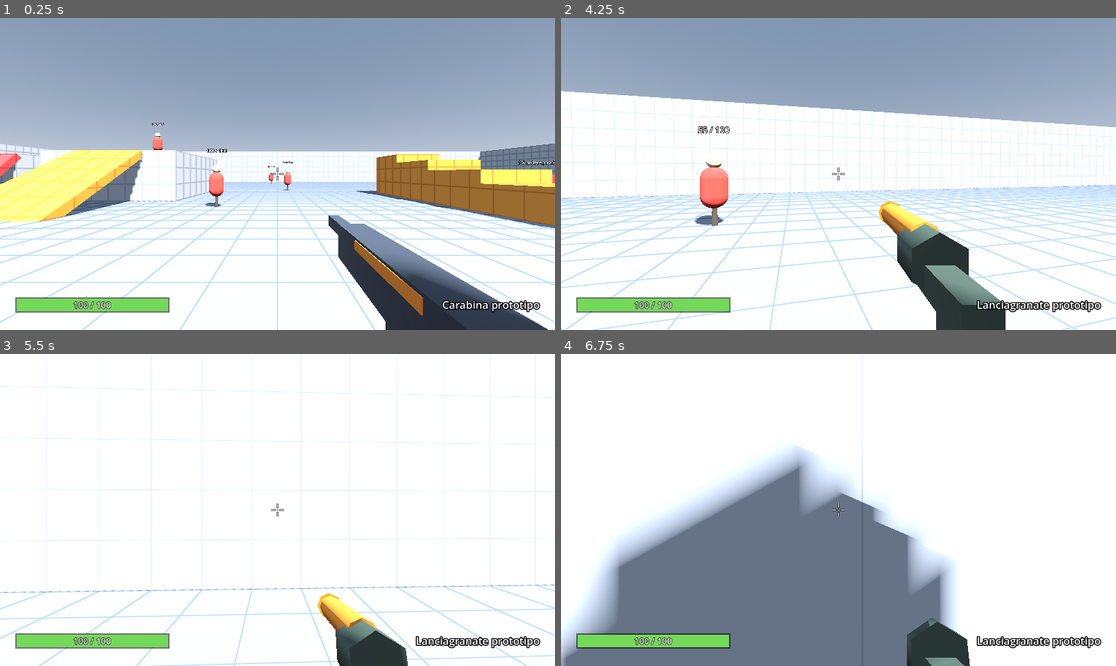
Above: before the commit, frames 1-4 (two rows, left to right).
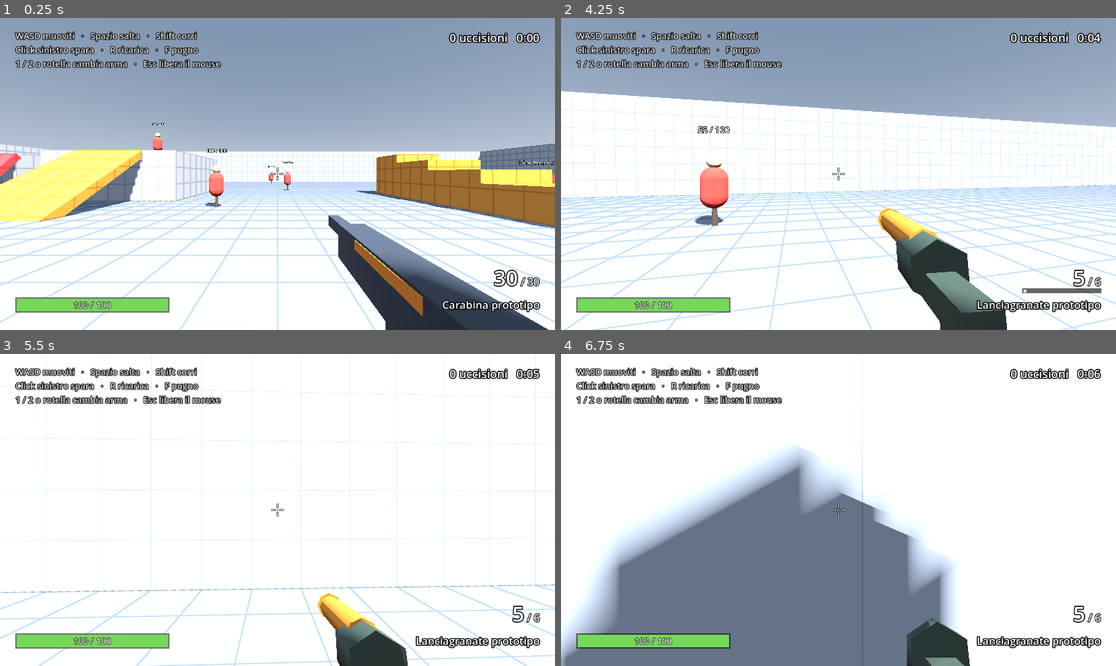
Above: after the commit, the same moments.

Repository: AntoSeguino2018/Project-Zombie
Game: Godot game, scene res://game/levels/test_level.tscn
The game is run twice, just before and just after one commit, with the same random seed, the same clock (stepped at 60 frames per second) and the same inputs.
Inputs (mouse positions are in pixels of both pictures, inside the frame that each line leads up to):
- Up to frame 1 (0.25 s): no input
- Up to frame 2 (4.25 s): tap Enter at 0.5 s; move the mouse to (866, 174) at 0.52 s; press the mouse at (866, 174) at 0.53 s; hold W (move_forward) from 0.53 s (still down); tap Space (jump) at 0.77, 1.52, 3.02, 3.77 s; tap F (melee) at 0.8, 1.35, 3.8 s; move the mouse to (810, 174) at 1.27 s; release the mouse at (810, 174) at 1.28 s; tap 1 (weapon_1) at 1.55 s; move the mouse to (849, 167) at 2.02 s; hold 1 (weapon_1) 2.03-2.78 s; tap 2 (weapon_2) at 2.3, 2.85 s; move the mouse to (832, 180) at 2.77 s; click (832, 180) at 3.05 s; move the mouse to (877, 177) at 3.52 s; press the mouse at (877, 177) at 3.53 s; tap R (reload, bound only after the commit) at 4.15 s
- Up to frame 3 (5.5 s): keep holding W (move_forward); move the mouse to (233, 506) at 4.27 s; release the mouse at (233, 506) at 4.28 s; tap F (melee) at 4.35 s; tap Space (jump) at 4.52 s; tap 1 (weapon_1) at 4.55 s; move the mouse to (283, 510) at 5.02 s; hold Shift (sprint) from 5.03 s (still down); tap 2 (weapon_2) at 5.3 s
- Up to frame 4 (6.75 s): move the mouse to (816, 503) at 5.77 s; release W (move_forward) at 5.78 s; release Shift (sprint) at 5.78 s; hold D (move_right) 5.78-6.53 s; tap 1 (weapon_1) at 5.85 s; tap Space (jump) at 6.02 s; click (816, 503) at 6.05 s; move the mouse to (866, 510) at 6.52 s; hold W (move_forward) from 6.53 s (still down); hold 2 (weapon_2) from 6.53 s (still down)

The runs differ from the first frame. In frame 1, 2.5% of the frame differs, in the area x 2-98%, y 4-87%; in frame 2, 4.3%, in the area x 2-98%, y 4-100%; in frame 3, 2.4%; in frame 4, 2.4%.

Commit message:
Passo 1.7: HUD minimo (munizioni, uccisioni, direzione del danno)
- Caricatori e ricarica (R, automatica a vuoto); ogni arma tiene i suoi colpi
  e il cambio arma interrompe la ricarica
- HUD: colpi rimasti con barra di ricarica, uccisioni e tempo di
  sopravvivenza, archi della direzione del danno, comandi all'avvio
- Schermata di morte con riepilogo e record della sessione
- CombatEvents.bus: eventi di combattimento condivisi (uccisioni, anche
  indirette, accreditate al giocatore)
- Roadmap: aggiunto il passo 1.8 di playtest

Co-Authored-By: Claude Opus 5.5 <noreply@anthropic.com>

Diff:
--- /dev/null
+++ b/game/combat/combat_events.gd
@@ -0,0 +1,12 @@
+class_name CombatEvents
+extends RefCounted
+## Bacheca degli eventi di combattimento, con un'unica istanza condivisa:
+## CombatEvents.bus. Chi deve contare o reagire (HUD, statistiche, in futuro il
+## director e gli oggetti della run) si collega qui invece di cercare i singoli
+## nemici.
+
+## Un nemico è morto. killer è chi l'ha ucciso (anche indirettamente, es. con
+## un'esplosione o lanciandogli contro un altro zombie); può essere null.
+signal enemy_killed(enemy: Node, killer: Node)
+
+static var bus := CombatEvents.new()
--- a/game/enemies/enemy.gd
+++ b/game/enemies/enemy.gd
@@ -293,7 +293,8 @@
 	create_tween().tween_property(_flash, "albedo_color:a", 0.0, 0.12)
 
 
-func _on_died(_source: Node) -> void:
+func _on_died(source: Node) -> void:
+	CombatEvents.bus.enemy_killed.emit(self, source)
 	_leave_attack()
 	_set_state(State.DEAD)
 	# Il corpo non blocca più nessuno e non si può colpire, ma cade ancora a terra.
--- a/game/player/fps_controller.gd
+++ b/game/player/fps_controller.gd
@@ -44,6 +44,10 @@
 var _respawn_left := 0.0
 ## Da 0 (vivo) a 1 (visuale a terra): fa crollare la camera quando si muore.
 var _death_blend := 0.0
+## Statistiche della vita in corso, per l'HUD e la schermata di morte.
+var _kills := 0
+var _alive_time := 0.0
+var _best_time := 0.0
 
 @onready var _head: Marker3D = $Head
 @onready var _camera: Camera3D = $Camera3D
@@ -70,8 +74,8 @@
 	_body_mesh.cast_shadow = GeometryInstance3D.SHADOW_CASTING_SETTING_SHADOWS_ONLY
 	_weapon.dealt_damage.connect(func(_target, _amount, killed): _hud.crosshair.show_hit(killed))
 	_melee.dealt_damage.connect(func(_target, _amount, killed): _hud.crosshair.show_hit(killed))
-	_weapon.equipped.connect(func(data: WeaponData): _hud.show_weapon(data.display_name))
-	_hud.show_weapon(_weapon.data.display_name)
+	_hud.bind_weapon(_weapon)
+	CombatEvents.bus.enemy_killed.connect(_on_enemy_killed)
 	_health.damaged.connect(_on_damaged)
 	_health.died.connect(_on_died)
 	_hud.bind(_health)
@@ -83,6 +87,8 @@
 func _unhandled_input(event: InputEvent) -> void:
 	if event.is_action_pressed("ui_cancel"):
 		Input.mouse_mode = Input.MOUSE_MODE_VISIBLE
+	elif event.is_action_pressed("reload"):
+		_weapon.start_reload()
 	elif event.is_action_pressed("weapon_1"):
 		_weapon.equip(0)
 	elif event.is_action_pressed("weapon_2"):
@@ -114,6 +120,8 @@
 		_physics_process_dead(delta)
 		return
 	rotation.y = _yaw
+	_alive_time += delta
+	_hud.update_stats(_kills, _alive_time)
 
 	if is_on_floor():
 		if Input.is_action_just_pressed("jump"):
@@ -166,15 +174,24 @@
 	velocity.y = maxf(velocity.y, impulse.y)
 
 
-func _on_damaged(_amount: float, _source: Node, _hit_position: Vector3) -> void:
+func _on_damaged(_amount: float, source: Node, _hit_position: Vector3) -> void:
 	# Un piccolo scossone della visuale: si capisce subito di essere stati colpiti.
 	_recoil += Vector2(deg_to_rad(2.0), deg_to_rad(randf_range(-1.5, 1.5)))
+	if source is Node3D and source != self:
+		_hud.show_damage_from(source.global_position)
+
+
+func _on_enemy_killed(_enemy: Node, killer: Node) -> void:
+	if killer == self and _health.is_alive():
+		_kills += 1
+		_hud.update_stats(_kills, _alive_time)
 
 
 func _on_died(_source: Node) -> void:
 	_respawn_left = respawn_time
 	_weapon.visible = false
-	_hud.show_death()
+	_best_time = maxf(_best_time, _alive_time)
+	_hud.show_death(_kills, _alive_time, _best_time)
 	_hud.update_respawn_countdown(_respawn_left)
 
 
@@ -191,10 +208,16 @@
 	reset_physics_interpolation()
 	_health.reset()
 	_weapon.visible = true
+	_kills = 0
+	_alive_time = 0.0
+	_hud.update_stats(_kills, _alive_time)
 	_hud.hide_death()
 
 
 func _handle_fire() -> void:
+	# Caricatore vuoto (per esempio dopo un cambio arma): si ricarica da solo.
+	if _weapon.ammo() == 0:
+		_weapon.start_reload()
 	if Input.mouse_mode != Input.MOUSE_MODE_CAPTURED or not _weapon.can_fire():
 		return
 	var trigger := Input.is_action_pressed("fire") if _weapon.data.automatic \
--- a/game/player/player.tscn
+++ b/game/player/player.tscn
@@ -5,6 +5,8 @@
 [ext_resource type="Resource" path="res://game/weapons/carbine.tres" id="3_carbine"]
 [ext_resource type="Resource" path="res://game/weapons/grenade_launcher.tres" id="13_grenade_launcher"]
 [ext_resource type="Script" path="res://game/weapons/weapon_data.gd" id="14_weapon_data"]
+[ext_resource type="Script" path="res://game/ui/ammo_display.gd" id="15_ammo"]
+[ext_resource type="Script" path="res://game/ui/damage_indicator.gd" id="16_damage_indicator"]
 [ext_resource type="PackedScene" path="res://game/weapons/effects/impact_effect.tscn" id="4_impact"]
 [ext_resource type="PackedScene" path="res://game/weapons/effects/tracer.tscn" id="5_tracer"]
 [ext_resource type="Script" path="res://game/ui/crosshair.gd" id="6_crosshair"]
@@ -104,6 +106,16 @@
 grow_vertical = 2
 mouse_filter = 2
 
+[node name="DamageIndicator" type="Control" parent="Hud"]
+layout_mode = 3
+anchors_preset = 15
+anchor_right = 1.0
+anchor_bottom = 1.0
+grow_horizontal = 2
+grow_vertical = 2
+mouse_filter = 2
+script = ExtResource("16_damage_indicator")
+
 [node name="Crosshair" type="Control" parent="Hud"]
 layout_mode = 3
 anchors_preset = 15
@@ -159,3 +171,47 @@
 text = "Arma"
 horizontal_alignment = 2
 vertical_alignment = 1
+
+[node name="AmmoDisplay" type="Control" parent="Hud"]
+layout_mode = 3
+anchors_preset = 3
+anchor_left = 1.0
+anchor_top = 1.0
+anchor_right = 1.0
+anchor_bottom = 1.0
+offset_left = -332.0
+offset_top = -140.0
+offset_right = -32.0
+offset_bottom = -72.0
+grow_horizontal = 0
+grow_vertical = 0
+mouse_filter = 2
+script = ExtResource("15_ammo")
+
+[node name="StatsLabel" type="Label" parent="Hud"]
+anchors_preset = 1
+anchor_left = 1.0
+anchor_right = 1.0
+offset_left = -432.0
+offset_top = 24.0
+offset_right = -32.0
+offset_bottom = 60.0
+grow_horizontal = 0
+theme_override_colors/font_outline_color = Color(0, 0, 0, 1)
+theme_override_constants/outline_size = 8
+theme_override_font_sizes/font_size = 24
+text = "0 uccisioni   0:00"
+horizontal_alignment = 2
+
+[node name="ControlsLabel" type="Label" parent="Hud"]
+offset_left = 32.0
+offset_top = 24.0
+offset_right = 632.0
+offset_bottom = 224.0
+theme_override_colors/font_color = Color(1, 1, 1, 0.9)
+theme_override_colors/font_outline_color = Color(0, 0, 0, 1)
+theme_override_constants/outline_size = 6
+theme_override_font_sizes/font_size = 18
+text = "WASD muoviti   ·   Spazio salta   ·   Shift corri
+Click sinistro spara   ·   R ricarica   ·   F pugno
+1 / 2 o rotella cambia arma   ·   Esc libera il mouse"
--- /dev/null
+++ b/game/ui/ammo_display.gd
@@ -0,0 +1,49 @@
+class_name AmmoDisplay
+extends Control
+## Munizioni dell'arma in mano, allineate a destra: colpi rimasti grandi,
+## capienza del caricatore piccola. Durante la ricarica sotto compare una barra
+## che si riempie.
+
+@export var text_color := Color.WHITE
+## Colore quando restano pochi colpi.
+@export var low_color := Color(1.0, 0.45, 0.3)
+## Sotto questa frazione del caricatore i colpi sono "pochi".
+@export_range(0.0, 1.0) var low_fraction := 0.25
+@export var big_font_size := 44
+@export var small_font_size := 22
+
+var _weapon: Weapon
+
+
+func bind(weapon: Weapon) -> void:
+	_weapon = weapon
+
+
+func _process(_delta: float) -> void:
+	queue_redraw()
+
+
+func _draw() -> void:
+	if _weapon == null or _weapon.data == null:
+		return
+	var font := get_theme_default_font()
+	var magazine := _weapon.data.magazine_size
+	var big := "∞" if magazine <= 0 else str(_weapon.ammo())
+	var small := "" if magazine <= 0 else " / %d" % magazine
+	var low := magazine > 0 and _weapon.ammo() <= ceili(magazine * low_fraction)
+	var color := low_color if low else text_color
+
+	var baseline := font.get_ascent(big_font_size)
+	var small_width := font.get_string_size(small, HORIZONTAL_ALIGNMENT_LEFT, -1, small_font_size).x
+	var big_width := font.get_string_size(big, HORIZONTAL_ALIGNMENT_LEFT, -1, big_font_size).x
+	var x := size.x - small_width - big_width
+	draw_string_outline(font, Vector2(x, baseline), big, HORIZONTAL_ALIGNMENT_LEFT, -1, big_font_size, 8, Color.BLACK)
+	draw_string(font, Vector2(x, baseline), big, HORIZONTAL_ALIGNMENT_LEFT, -1, big_font_size, color)
+	x += big_width
+	draw_string_outline(font, Vector2(x, baseline), small, HORIZONTAL_ALIGNMENT_LEFT, -1, small_font_size, 6, Color.BLACK)
+	draw_string(font, Vector2(x, baseline), small, HORIZONTAL_ALIGNMENT_LEFT, -1, small_font_size, text_color)
+
+	if _weapon.is_reloading():
+		var bar := Rect2(Vector2(size.x - 160.0, baseline + 8.0), Vector2(160.0, 6.0))
+		draw_rect(bar.grow(2.0), Color(0.0, 0.0, 0.0, 0.6))
+		draw_rect(Rect2(bar.position, Vector2(bar.size.x * _weapon.reload_progress(), bar.size.y)), text_color)
--- /dev/null
+++ b/game/ui/damage_indicator.gd
@@ -0,0 +1,48 @@
+class_name DamageIndicator
+extends Control
+## Archi rossi attorno al mirino che indicano da dove arriva il danno. Ogni arco
+## punta verso il punto da cui si è stati colpiti e si aggiorna girandosi, così
+## si capisce subito dove voltarsi; poi svanisce.
+
+@export var color := Color(1.0, 0.15, 0.1)
+## Distanza degli archi dal centro dello schermo, in pixel.
+@export var radius := 150.0
+## Ampiezza di ogni arco, in gradi.
+@export var arc_degrees := 50.0
+@export var width := 9.0
+## Secondi prima che un arco sparisca.
+@export var duration := 1.2
+
+## Ogni colpo: [punto da cui arriva (Vector3), secondi rimasti].
+var _hits: Array = []
+
+
+## Segna un colpo arrivato dal punto from (in coordinate del mondo).
+func show_hit(from: Vector3) -> void:
+	_hits.append([from, duration])
+	if _hits.size() > 6:
+		_hits.pop_front()
+
+
+func _process(delta: float) -> void:
+	if _hits.is_empty():
+		return
+	for hit in _hits:
+		hit[1] -= delta
+	_hits = _hits.filter(func(hit): return hit[1] > 0.0)
+	queue_redraw()
+
+
+func _draw() -> void:
+	var camera := get_viewport().get_camera_3d()
+	if camera == null:
+		return
+	var center := size * 0.5
+	for hit in _hits:
+		# Direzione del colpo vista dalla camera: 0 = davanti, positivo = a destra.
+		var local: Vector3 = camera.global_basis.inverse() * (hit[0] - camera.global_position)
+		var angle := atan2(local.x, -local.z)
+		var screen_angle := angle - PI * 0.5
+		var half := deg_to_rad(arc_degrees) * 0.5
+		var faded := Color(color, color.a * clampf(hit[1] / duration, 0.0, 1.0) * 0.9)
+		draw_arc(center, radius, screen_angle - half, screen_angle + half, 16, faded, width, true)
--- a/game/ui/player_hud.gd
+++ b/game/ui/player_hud.gd
@@ -1,8 +1,9 @@
 class_name PlayerHud
 extends CanvasLayer
-## HUD del giocatore locale: mirino, barra della vita, bordo rosso quando si
-## subiscono danni (che resta acceso e pulsa con la vita bassa) e schermata di
-## morte con il conto alla rovescia.
+## HUD del giocatore locale: mirino, barra della vita, munizioni e arma in mano,
+## uccisioni e tempo di sopravvivenza, direzione del danno, bordo rosso quando
+## si subiscono danni (che resta acceso e pulsa con la vita bassa), comandi
+## all'avvio e schermata di morte con il riepilogo e il conto alla rovescia.
 
 ## Sotto questa frazione di vita il bordo rosso resta acceso.
 @export_range(0.0, 1.0) var low_health_fraction := 0.3
@@ -10,16 +11,30 @@
 @export var flash_per_damage := 4.0
 ## Velocità con cui il bordo si spegne dopo un colpo, al secondo.
 @export var flash_fade := 2.5
+## Secondi in cui restano visibili i comandi all'avvio, prima di svanire.
+@export var controls_time := 10.0
 
 var _health: HealthComponent
 var _flash := 0.0
 var _time := 0.0
+var _death_summary := ""
 
 @onready var crosshair: Crosshair = $Crosshair
 @onready var _health_bar: HealthBar = $HealthBar
 @onready var _vignette: ShaderMaterial = $DamageFlash.material
 @onready var _death_label: Label = $DeathLabel
 @onready var _weapon_label: Label = $WeaponLabel
+@onready var _ammo_display: AmmoDisplay = $AmmoDisplay
+@onready var _damage_indicator: DamageIndicator = $DamageIndicator
+@onready var _stats_label: Label = $StatsLabel
+@onready var _controls_label: Label = $ControlsLabel
+
+
+func _ready() -> void:
+	var tween := create_tween()
+	tween.tween_interval(controls_time)
+	tween.tween_property(_controls_label, "modulate:a", 0.0, 1.0)
+	tween.tween_callback(_controls_label.hide)
 
 
 func bind(health: HealthComponent) -> void:
@@ -29,23 +44,50 @@
 	_health_bar.set_health(health.current, health.max_health)
 
 
-## Mostra il nome dell'arma in mano, in basso a destra.
-func show_weapon(weapon_name: String) -> void:
-	_weapon_label.text = weapon_name
+func bind_weapon(weapon: Weapon) -> void:
+	_ammo_display.bind(weapon)
+	weapon.equipped.connect(func(data: WeaponData): _weapon_label.text = data.display_name)
+	_weapon_label.text = weapon.data.display_name
 
 
-func show_death() -> void:
+## Uccisioni e tempo di sopravvivenza della vita in corso, in alto a destra.
+func update_stats(kills: int, seconds_alive: float) -> void:
+	_stats_label.text = "%d uccisioni   %s" % [kills, format_time(seconds_alive)]
+
+
+## Segna un colpo arrivato dal punto from (in coordinate del mondo).
+func show_damage_from(from: Vector3) -> void:
+	_damage_indicator.show_hit(from)
+
+
+## Schermata di morte con il riepilogo della vita appena finita.
+func show_death(kills: int, seconds_alive: float, best_seconds: float) -> void:
 	_death_label.visible = true
-	crosshair.visible = false
+	_death_summary = "Sopravvissuto %s  ·  %d uccisioni\nRecord %s" % [
+			format_time(seconds_alive), kills, format_time(best_seconds)]
+	_set_alive_widgets(false)
 
 
 func update_respawn_countdown(seconds_left: float) -> void:
-	_death_label.text = "SEI MORTO\nRinasci tra %d" % maxi(ceili(seconds_left), 1)
+	_death_label.text = "SEI MORTO\n%s\n\nRinasci tra %d" % [
+			_death_summary, maxi(ceili(seconds_left), 1)]
+
+
+static func format_time(seconds: float) -> String:
+	var total := floori(seconds)
+	return "%d:%02d" % [floori(total / 60.0), total % 60]
 
 
 func hide_death() -> void:
 	_death_label.visible = false
-	crosshair.visible = true
+	_set_alive_widgets(true)
+
+
+## Mirino e arma si vedono solo da vivi.
+func _set_alive_widgets(alive: bool) -> void:
+	crosshair.visible = alive
+	_ammo_display.visible = alive
+	_weapon_label.visible = alive
 
 
 func _process(delta: float) -> void:
--- a/game/weapons/carbine.tres
+++ b/game/weapons/carbine.tres
@@ -12,6 +12,8 @@
 automatic = true
 max_range = 200.0
 spread_degrees = 0.8
+magazine_size = 30
+reload_time = 1.6
 recoil_pitch_degrees = 0.8
 recoil_yaw_degrees = 0.35
 recoil_recovery = 12.0
--- a/game/weapons/grenade_launcher.tres
+++ b/game/weapons/grenade_launcher.tres
@@ -13,6 +13,8 @@
 automatic = false
 max_range = 120.0
 spread_degrees = 0.3
+magazine_size = 6
+reload_time = 2.2
 recoil_pitch_degrees = 4.0
 recoil_yaw_degrees = 1.0
 recoil_recovery = 8.0
--- a/game/weapons/weapon.gd
+++ b/game/weapons/weapon.gd
@@ -1,8 +1,8 @@
 class_name Weapon
 extends Node3D
 ## Arma in mano al giocatore. A seconda dei suoi dati spara colpi istantanei
-## (hitscan) oppure proiettili fisici. Tiene anche le armi portate (loadout) e
-## gestisce il cambio.
+## (hitscan) oppure proiettili fisici. Tiene anche le armi portate (loadout),
+## gestisce il cambio, i caricatori e la ricarica (automatica quando si svuota).
 ##
 ## Il nodo sta sotto la camera e contiene il modello in prima persona dell'arma
 ## equipaggiata: a ogni colpo arretra e si alza, poi torna in posizione.
@@ -46,6 +46,9 @@
 var muzzle: Node3D
 
 var _slot := -1
+## Colpi rimasti nel caricatore di ogni arma del loadout.
+var _ammo: Array[int] = []
+var _reload_left := 0.0
 var _model: Node3D
 var _cooldown := 0.0
 var _kick := 0.0
@@ -55,6 +58,8 @@
 
 func _ready() -> void:
 	_rest_position = position
+	for weapon_data in loadout:
+		_ammo.append(weapon_data.magazine_size)
 	if not loadout.is_empty():
 		equip(0)
 		_switch_left = 0.0
@@ -65,14 +70,22 @@
 	# resta quella impostata anche se non è un multiplo dei 60 Hz della fisica.
 	_cooldown = maxf(_cooldown - delta, -delta)
 	_switch_left = maxf(_switch_left - delta, 0.0)
+	if _reload_left > 0.0:
+		_reload_left -= delta
+		if _reload_left <= 0.0:
+			_reload_left = 0.0
+			_ammo[_slot] = data.magazine_size
 
 
 func _process(delta: float) -> void:
 	_kick = lerpf(_kick, 0.0, 1.0 - exp(-kick_recovery * delta))
 	# Durante il cambio l'arma scende fuori dallo schermo e risale.
 	var lowered := _switch_left / switch_time if switch_time > 0.0 else 0.0
-	position = _rest_position + Vector3(0.0, -0.3 * lowered, _kick * kick_distance)
-	rotation.x = deg_to_rad(_kick * kick_angle_degrees) - 0.6 * lowered
+	# In ricarica l'arma si abbassa e si inclina di lato, poi torna su.
+	var reloading := sin(reload_progress() * PI) if is_reloading() else 0.0
+	position = _rest_position + Vector3(0.0, -0.3 * lowered - 0.1 * reloading, _kick * kick_distance)
+	rotation.x = deg_to_rad(_kick * kick_angle_degrees) - 0.6 * lowered - 0.3 * reloading
+	rotation.z = 0.6 * reloading
 
 
 ## Prende in mano l'arma nello slot indicato del loadout.
@@ -89,6 +102,8 @@
 		add_child(_model)
 		muzzle = _model.get_node_or_null("Muzzle")
 	_switch_left = switch_time
+	# Cambiare arma interrompe la ricarica.
+	_reload_left = 0.0
 	_cooldown = maxf(_cooldown, 0.0)
 	_kick = 0.0
 	equipped.emit(data)
@@ -105,19 +120,48 @@
 
 
 func can_fire() -> bool:
-	return data != null and _cooldown <= 0.0 and _switch_left <= 0.0
+	return data != null and _cooldown <= 0.0 and _switch_left <= 0.0 			and not is_reloading() and (ammo() > 0 or data.magazine_size <= 0)
+
+
+## Colpi rimasti nel caricatore dell'arma in mano.
+func ammo() -> int:
+	return _ammo[_slot] if _slot >= 0 and _slot < _ammo.size() else 0
+
+
+func is_reloading() -> bool:
+	return _reload_left > 0.0
+
+
+## Da 0 (appena iniziata) a 1 (finita).
+func reload_progress() -> float:
+	if not is_reloading() or data.reload_time <= 0.0:
+		return 0.0
+	return 1.0 - _reload_left / data.reload_time
+
+
+## Inizia a ricaricare, se serve e se non si sta già ricaricando.
+func start_reload() -> void:
+	if data == null or data.magazine_size <= 0 or is_reloading() or _switch_left > 0.0:
+		return
+	if ammo() >= data.magazine_size:
+		return
+	_reload_left = maxf(data.reload_time, 0.01)
 
 
 ## Spara un colpo da origin verso direction. exclude: corpi da ignorare (chi spara).
 func fire(origin: Vector3, direction: Vector3, exclude: Array[RID] = []) -> void:
 	_cooldown += 1.0 / data.fire_rate
 	_kick = 1.0
+	if data.magazine_size > 0 and _slot < _ammo.size():
+		_ammo[_slot] = maxi(_ammo[_slot] - 1, 0)
 	var shot_direction := _apply_spread(direction.normalized())
 	if data.projectile_scene:
 		_fire_projectile(origin, shot_direction, exclude)
 	else:
 		_fire_hitscan(origin, shot_direction, exclude)
 	fired.emit()
+	if data.magazine_size > 0 and ammo() == 0:
+		start_reload()
 
 
 func _fire_hitscan(origin: Vector3, direction: Vector3, exclude: Array[RID]) -> void:
--- a/game/weapons/weapon_data.gd
+++ b/game/weapons/weapon_data.gd
@@ -18,6 +18,10 @@
 @export var max_range := 200.0
 ## Dispersione massima di ogni colpo attorno al mirino, in gradi.
 @export var spread_degrees := 0.6
+## Colpi nel caricatore (0 = infiniti). Per ora la riserva è infinita.
+@export var magazine_size := 30
+## Secondi per ricaricare.
+@export var reload_time := 1.5
 
 @export_group("Rinculo")
 ## Quanto sale la visuale a ogni colpo, in gradi.
--- a/project.godot
+++ b/project.godot
@@ -56,6 +56,11 @@
 "events": [Object(InputEventKey,"resource_local_to_scene":false,"resource_name":"","device":-1,"window_id":0,"alt_press …(192 unchanged characters)…
 ]
 }
+reload={
+"deadzone": 0.2,
+"events": [Object(InputEventKey,"resource_local_to_scene":false,"resource_name":"","device":-1,"window_id":0,"alt_pressed":false,"shift_pressed":false,"ctrl_pressed":false,"meta_pressed":false,"pressed":false,"keycode":0,"physical_keycode":82,"key_label":0,"unicode":114,"location":0,"echo":false,"script":null)
+]
+}
 weapon_1={
 "deadzone": 0.2,
 "events": [Object(InputEventKey,"resource_local_to_scene":false,"resource_name":"","device":-1,"window_id":0,"alt_press …(191 unchanged characters)…
Not shown, added: game/combat/combat_events.gd.uid
Not shown, added: game/ui/ammo_display.gd.uid
Not shown, added: game/ui/damage_indicator.gd.uid
Not shown, changed: ROADMAP.md
